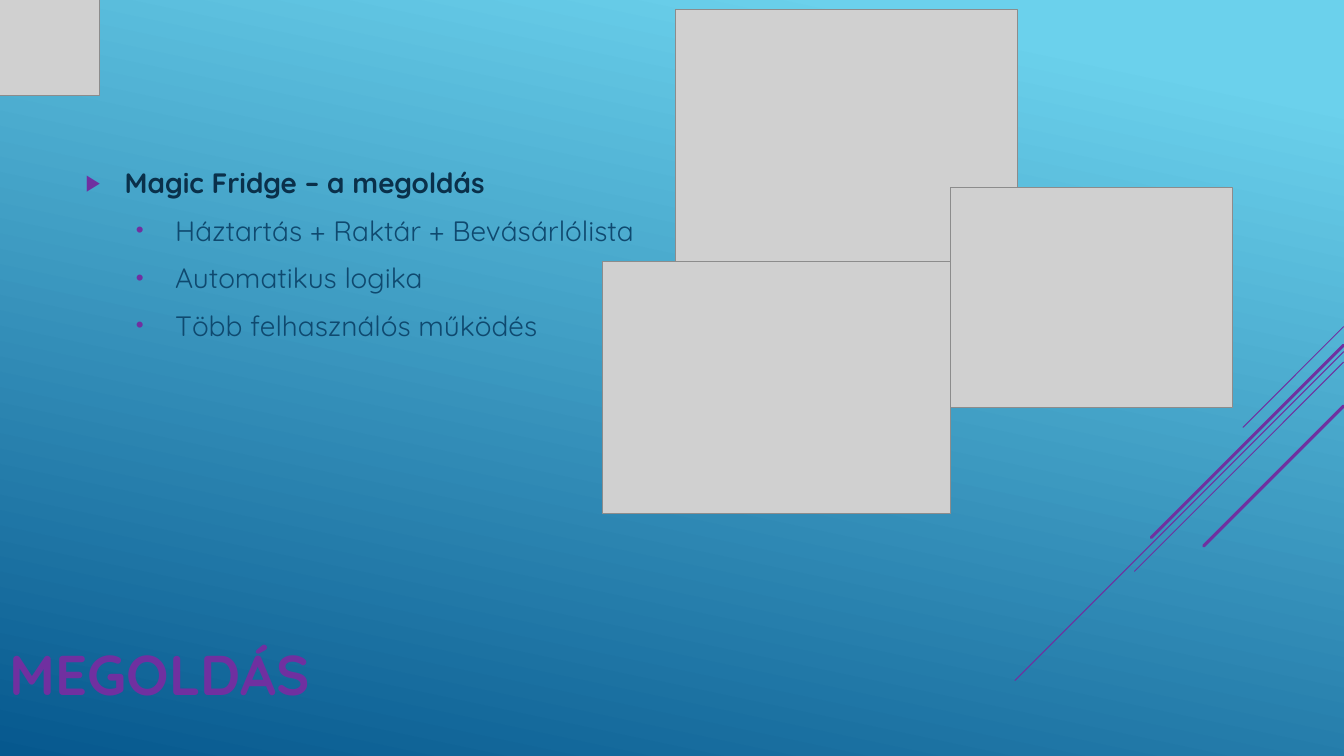
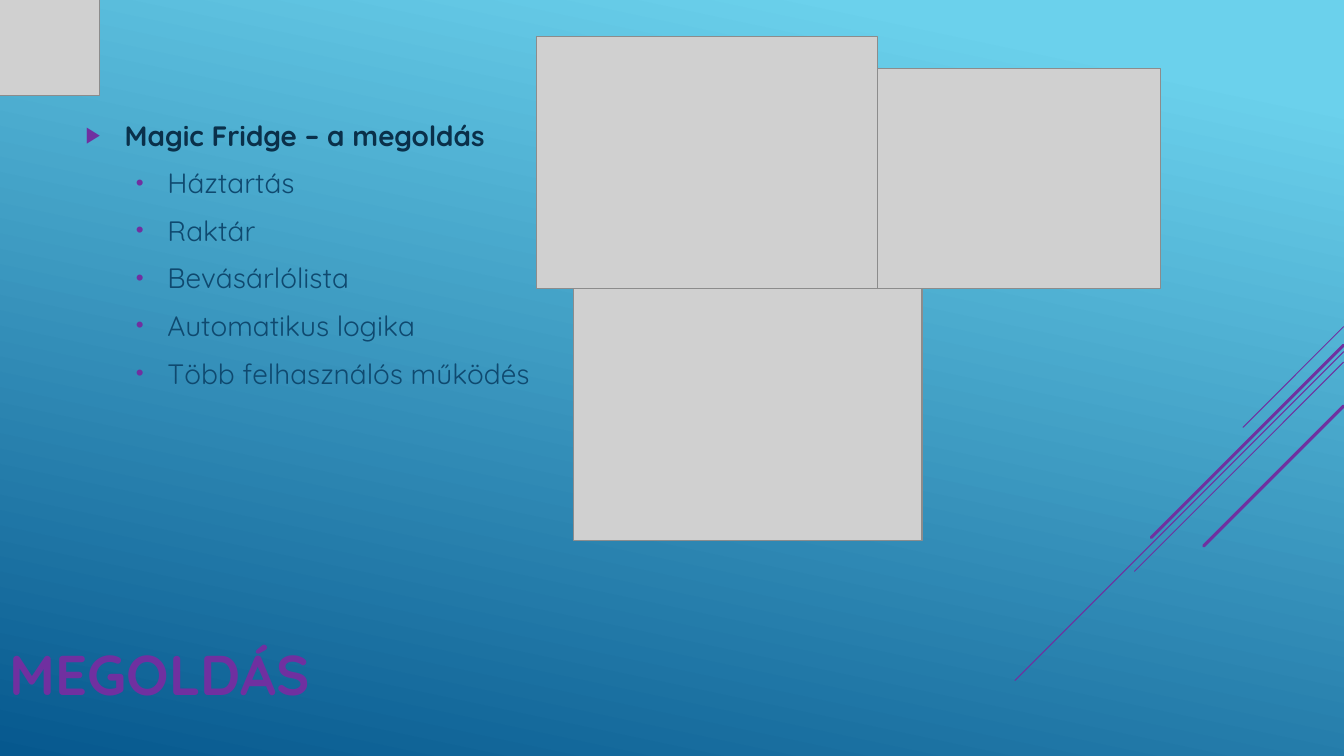
Before and after one commit to SutusRobert/13.S2_6_vizsgaelemek, a slide deck: slide 3 of PPT/Magic Fridge.pptx. Drawn at 1344x756 pixels with LibreOffice and Linux fonts; fonts in the diff are those of the drawing; grey boxes stand for pictures. Boxes give left, top, right and bottom in pixels: in the first picture for what was removed or moved away, otherwise in the second. Text is boxed around its words. In the diff, an @@ line names an element or a change of style, - is before the commit and + after.

Commit message:
ppt

```diff
--- a/PPT/Magic Fridge.pptx
+++ b/PPT/Magic Fridge.pptx
@@ picture: place and size @@
-picture at [676,9,1017,261]
+picture at [536,36,878,288]
@@ picture: place and size @@
-picture at [951,188,1233,407]
+picture at [878,69,1160,288]
@@ text at [167,173,349,288]: text changed @@
-  • Háztartás + Raktár + Bevásárlólista
+  • Háztartás
+  • Raktár
+  • Bevásárlólista
@@ picture: place and size @@
-picture at [602,261,950,513]
+picture at [574,288,922,540]
```
Also in this commit, not shown: 3 other slides changed.
